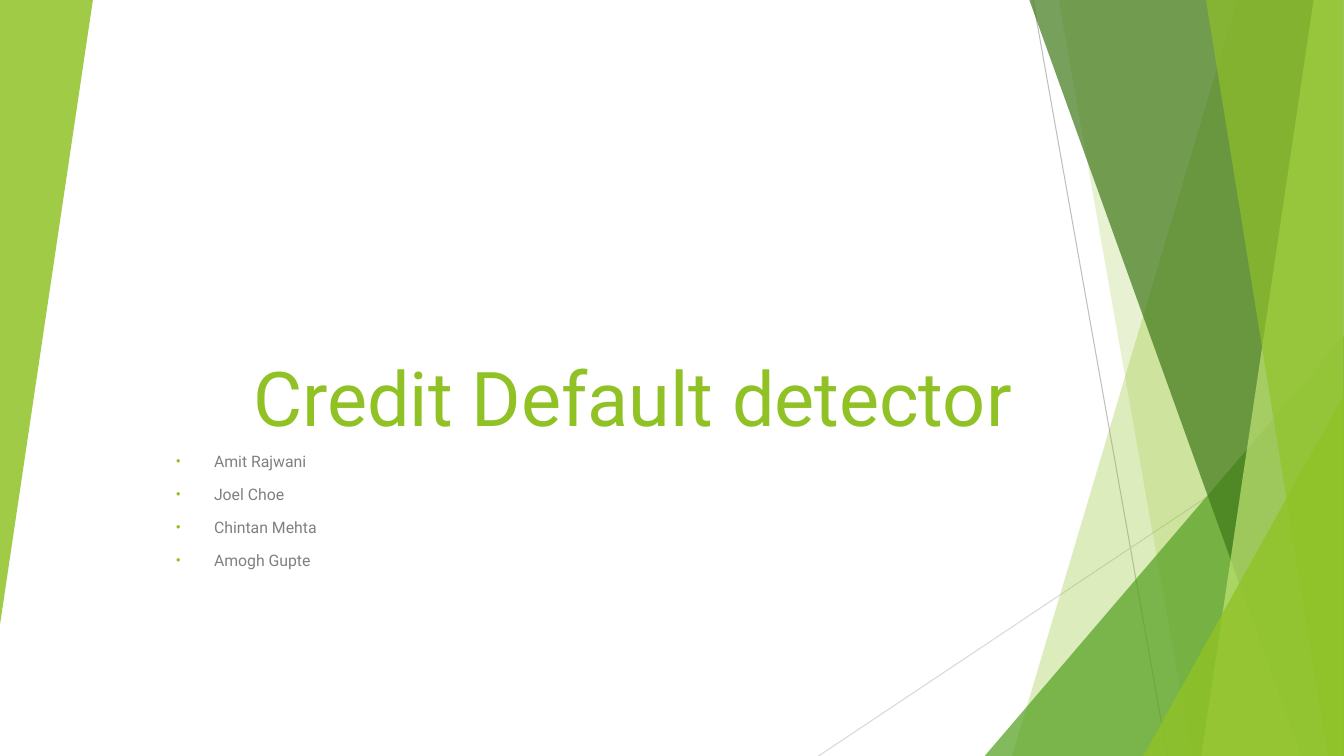
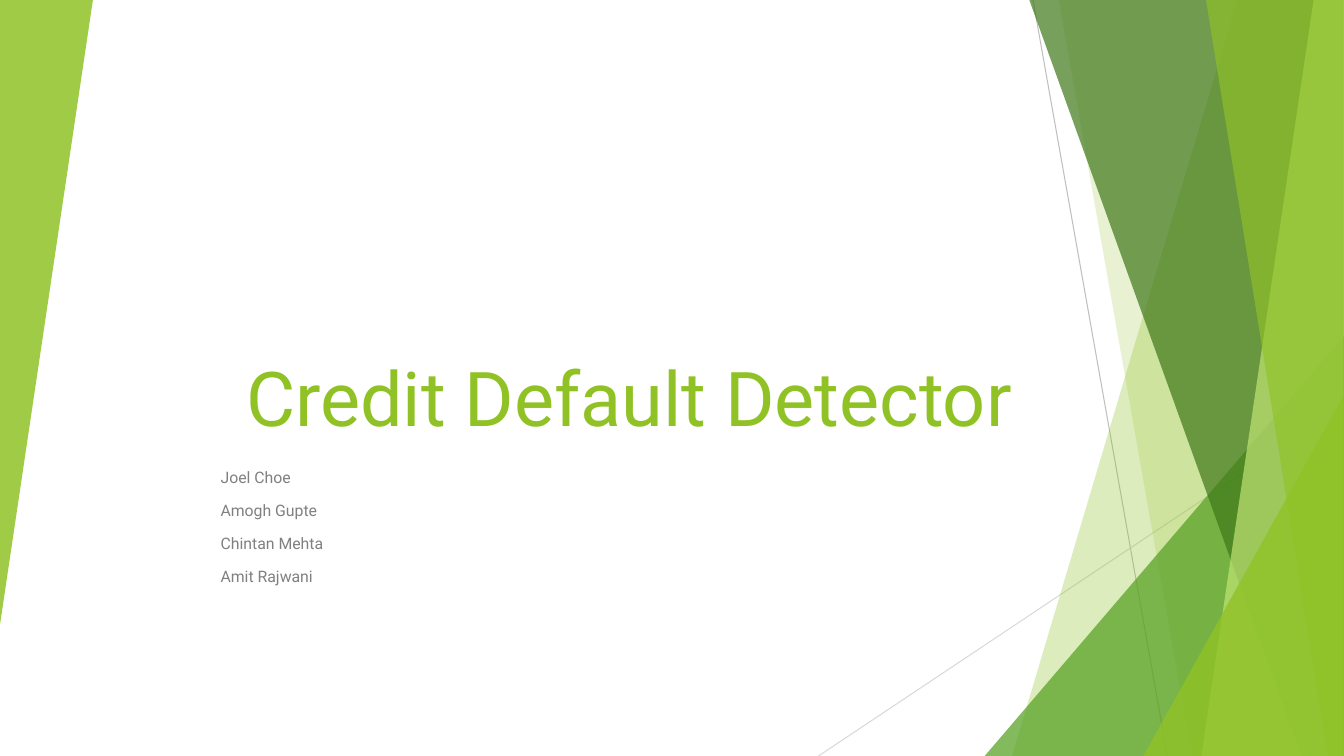
Before and after one commit to amoghugupte/Slackers-Capstone, a slide deck: slide 1 of Credit Default detector.pptx. Drawn at 1344x756 pixels with LibreOffice and Linux fonts; fonts in the diff are those of the drawing. Boxes give left, top, right and bottom in pixels: in the first picture for what was removed or moved away, otherwise in the second. Text is boxed around its words. In the diff, an @@ line names an element or a change of style, - is before the commit and + after.

```diff
--- a/Credit Default detector.pptx
+++ b/Credit Default detector.pptx
@@ title at <box>246,368,1012,427</box>: text changed @@
-Credit Default detector
+Credit Default Detector
@@ subtitle "Joel Choe": place and size @@
-subtitle "Joel Choe" at <box>214,456,317,569</box>
+subtitle "Joel Choe" at <box>221,471,324,586</box>
@@ subtitle at <box>221,471,324,549</box>: paragraphs added @@
+Joel Choe
+Amogh Gupte
+Chintan Mehta
@@ subtitle at <box>214,488,317,569</box>: paragraphs removed @@
-• Joel Choe
-• Chintan Mehta
-• Amogh Gupte
@@ subtitle at <box>221,571,313,586</box>: bullet • to none @@
```
Also in this commit, not shown: 2 other slides changed, 6 other files.
